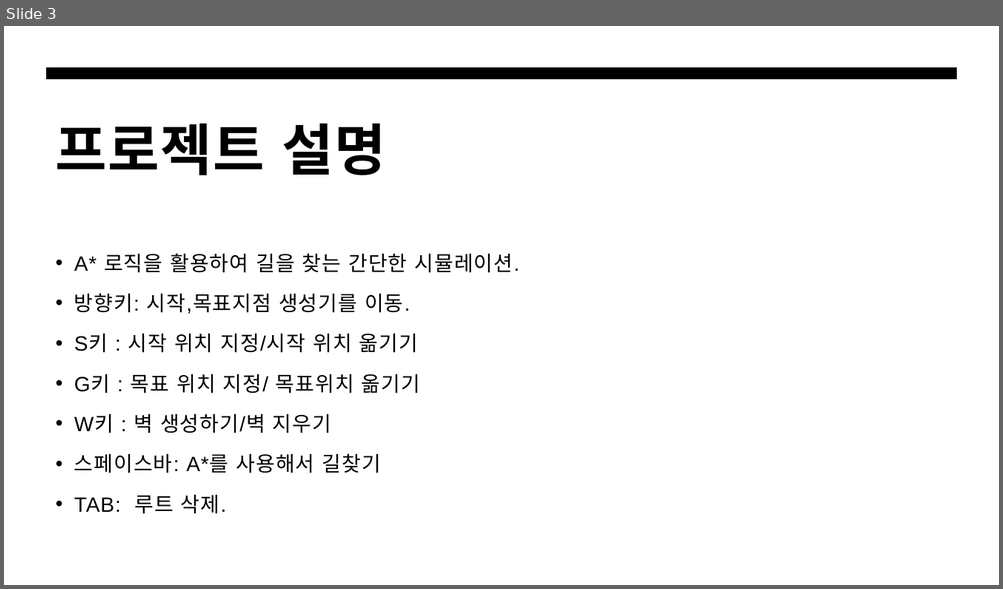
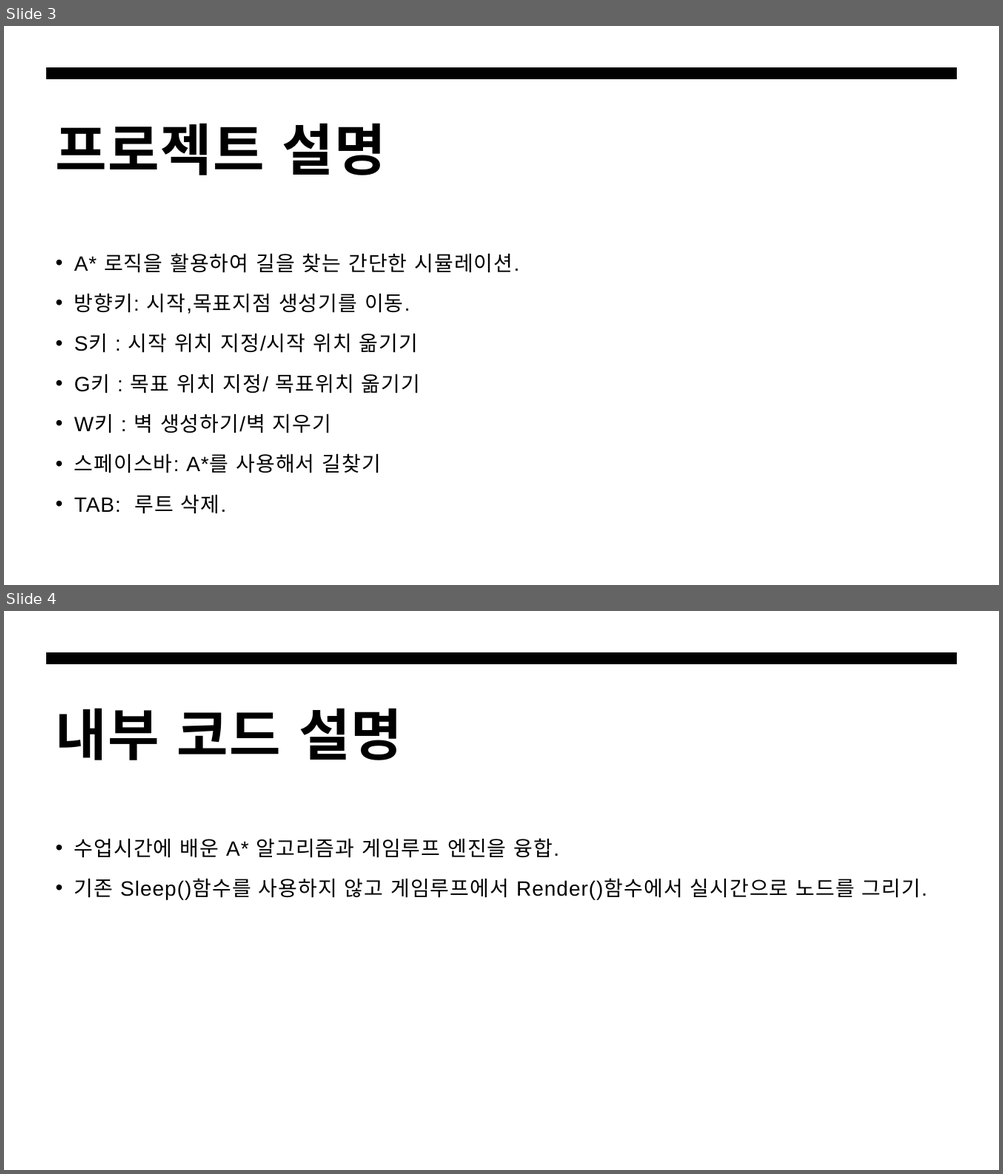
Before and after one commit to hanseoungheon/AstarEngineProject, a slide deck: 포텐업-알고리즘프로젝트.pptx. Shown one above the other, each under a label of ours: slide 3 before the commit, slides 3 and 4 after it. The pictures are 1003x589 and 1003x1174 pixels, drawn with LibreOffice and Linux fonts; fonts in the diff are those of the drawing. Boxes give left, top, right and bottom in pixels: in the first picture for what was removed or moved away, otherwise in the second. Text is boxed around its words. In the diff, an @@ line names an element or a change of style, - is before the commit and + after.

```diff
--- a/포텐업-알고리즘프로젝트.pptx
+++ b/포텐업-알고리즘프로젝트.pptx
@@ slide 4 added at [4, 611, 999, 1170], background #FFFFFF; not listed: 1 template element that a slide beside it also shows @@
@@ title added at [56, 708, 402, 760], 54 pt, text #000000, bold @@
+내부 코드 설명
@@ text added at [74, 838, 927, 900], 20 pt, text #000000 @@
+• 수업시간에 배운 A* 알고리즘과 게임루프 엔진을 융합.
+• 기존 Sleep()함수를 사용하지 않고 게임루프에서 Render()함수에서 실시간으로 노드를 그리기.
```
Also in this commit, not shown: 6 other slides added, 1 slide removed, 2 other files.
